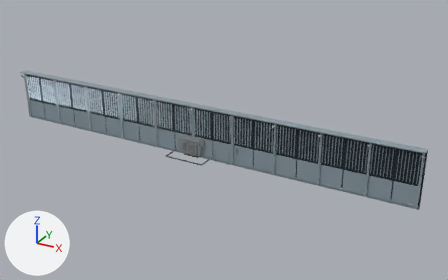
Two versions of the Blender file tools/blender/hall-finish.blend, one commit apart.
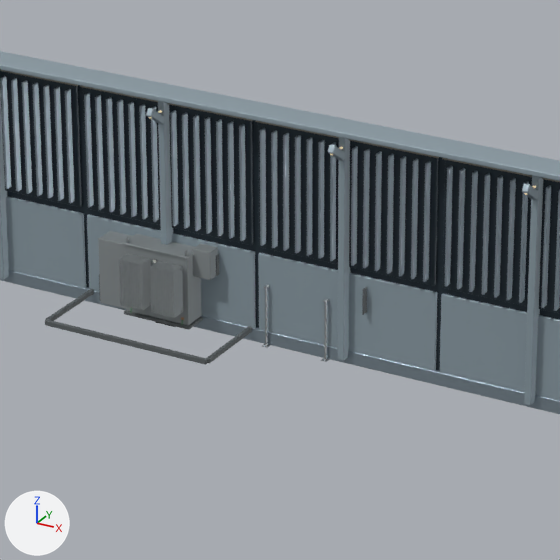
There are two pictures of each version: one whole from a 50 mm lens placed at (40.7, -65.7, 36.1), pointed at (3.4, 2.1, 2.2), one close up on the part from 35% to 63% of the width and 30% to 75% of the height. The axes (+X, +Y, +Z) are drawn at lower left. The lights are the same throughout. The first two pictures are the older version.

Names of what the first close-up shows: 'HALL_UNITSUB ANSI 61 grey enamel', 'HALL_UNITSUB ANSI 61 grey, shaded seams', 'SERVICE_WALL Precision folded graphite', 'SERVICE_WALL Satin cabinet hardware', 'SERVICE_WALL Soft satin architectural panel' and 2 more.
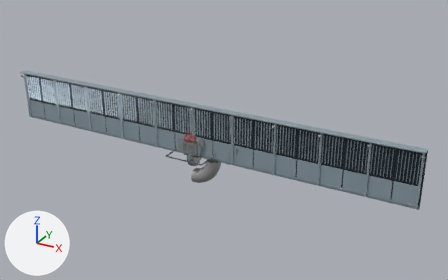
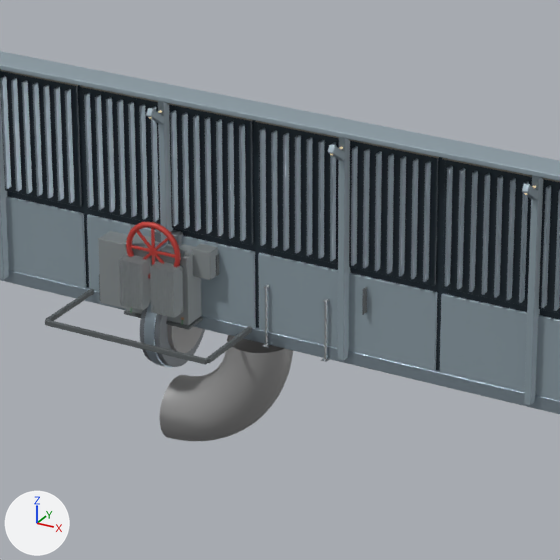
Diff of the bpy script that builds the scene:
```diff
--- a/tools/blender/hall-finish.blend.py
+++ b/tools/blender/hall-finish.blend.py
@@ ob_butterfly_valve_handwheel__safety_red @@
+ob_butterfly_valve_handwheel__safety_red = bpy.data.objects.new('BUTTERFLY_VALVE Handwheel, safety red', me_torus)  # 640 vertices, 648 faces; spans x -0.94..0.94, y -1.21..-1.03, z 1.71..3.59; in mat_handwheel__safety_red (red #c43f38)
+ob_butterfly_valve_handwheel__safety_red.parent = ob_butterfly_valve
+ob_butterfly_valve_handwheel__safety_red.location = (0.0, 0.0, 0.0)
@@ ob_butterfly_valve @@
+ob_butterfly_valve = bpy.data.objects.new('BUTTERFLY_VALVE', None)
+ob_butterfly_valve.parent = ob_ifx_hall_finish
+ob_butterfly_valve.location = (0.0, 0.0, 0.0)
@@ ob_handwheel_stem @@
+ob_handwheel_stem = bpy.data.objects.new('Handwheel stem', me_cylinder_045)  # a 12-sided cylinder along y spanning x -0.12..0.12, y -1.1..-0.4, z 2.53..2.77; in mat_satin_cabinet_hardware (grey #99aab5)
+ob_handwheel_stem.parent = ob_butterfly_valve
+ob_handwheel_stem.location = (0.0, 0.0, 0.0)
@@ ob_pipe_flange_satin_cabinet_hardware @@
+ob_pipe_flange_satin_cabinet_hardware = bpy.data.objects.new('PIPE_FLANGE Satin cabinet hardware', me_cylinder_036)  # 320 vertices, 182 faces; spans x -0.34..0.34, y -1.5..1.5, z -1.5..1.5; in mat_satin_cabinet_hardware (grey #99aab5)
+ob_pipe_flange_satin_cabinet_hardware.parent = ob_pipe_flange
+ob_pipe_flange_satin_cabinet_hardware.location = (0.0, 0.0, 0.0)
@@ ob_pipe_flange @@
+ob_pipe_flange = bpy.data.objects.new('PIPE_FLANGE', None)
+ob_pipe_flange.parent = ob_ifx_hall_finish
+ob_pipe_flange.location = (0.0, 0.0, 0.0)
@@ ob_straight_pipe__unit_length_along_x @@
+ob_straight_pipe__unit_length_along_x = bpy.data.objects.new('Straight pipe, unit length along x', me_cylinder_032)  # a 32-sided cylinder along x spanning x -0.5..0.5, y -1.0..1.0, z -1.0..1.0; in mat_painted_pipe_body__recoloured_in_viewer (grey #959595)
+ob_straight_pipe__unit_length_along_x.parent = ob_pipe_unit
+ob_straight_pipe__unit_length_along_x.location = (0.0, 0.0, 0.0)
@@ ob_pipe_unit @@
+ob_pipe_unit = bpy.data.objects.new('PIPE_UNIT', None)
+ob_pipe_unit.parent = ob_ifx_hall_finish
+ob_pipe_unit.location = (0.0, 0.0, 0.0)
@@ ob_butterfly_valve_butterfly_valve_body__epoxy_grey @@
+ob_butterfly_valve_butterfly_valve_body__epoxy_grey = bpy.data.objects.new('BUTTERFLY_VALVE Butterfly valve body, epoxy grey', me_gear_operator)  # 256 vertices, 230 faces; spans x -0.45..0.45, y -1.45..1.45, z -1.45..3.0; in mat_butterfly_valve_body__epoxy_grey (grey #6f767c)
+ob_butterfly_valve_butterfly_valve_body__epoxy_grey.parent = ob_butterfly_valve
+ob_butterfly_valve_butterfly_valve_body__epoxy_grey.location = (0.0, 0.0, 0.0)
@@ ob_long_radius_90_degree_elbow @@
+ob_long_radius_90_degree_elbow = bpy.data.objects.new('Long-radius 90 degree elbow', me_long_radius_90_degree_elbow)  # 544 vertices, 512 faces; spans x 0.0..4.0, y -1.0..1.0, z -4.0..0.0; in mat_painted_pipe_body__recoloured_in_viewer (grey #959595)
+ob_long_radius_90_degree_elbow.parent = ob_pipe_elbow
+ob_long_radius_90_degree_elbow.location = (0.0, 0.0, 0.0)
@@ ob_pipe_elbow @@
+ob_pipe_elbow = bpy.data.objects.new('PIPE_ELBOW', None)
+ob_pipe_elbow.parent = ob_ifx_hall_finish
+ob_pipe_elbow.location = (0.0, 0.0, 0.0)
```

Changed parts and their boxes (x1, y1, x2, y2) in the close-ups (560 x 560 px):
'Long-radius 90 degree elbow', added: after (160, 335, 293, 441)
'BUTTERFLY_VALVE Butterfly valve body, epoxy grey', added: after (140, 229, 205, 367)
'BUTTERFLY_VALVE Handwheel, safety red', added (red): after (126, 222, 181, 279)
'Straight pipe, unit length along x', added: after (167, 325, 202, 353)
'PIPE_FLANGE Satin cabinet hardware', added: after (144, 301, 172, 368)
'Handwheel stem', added: after (155, 241, 168, 251)
